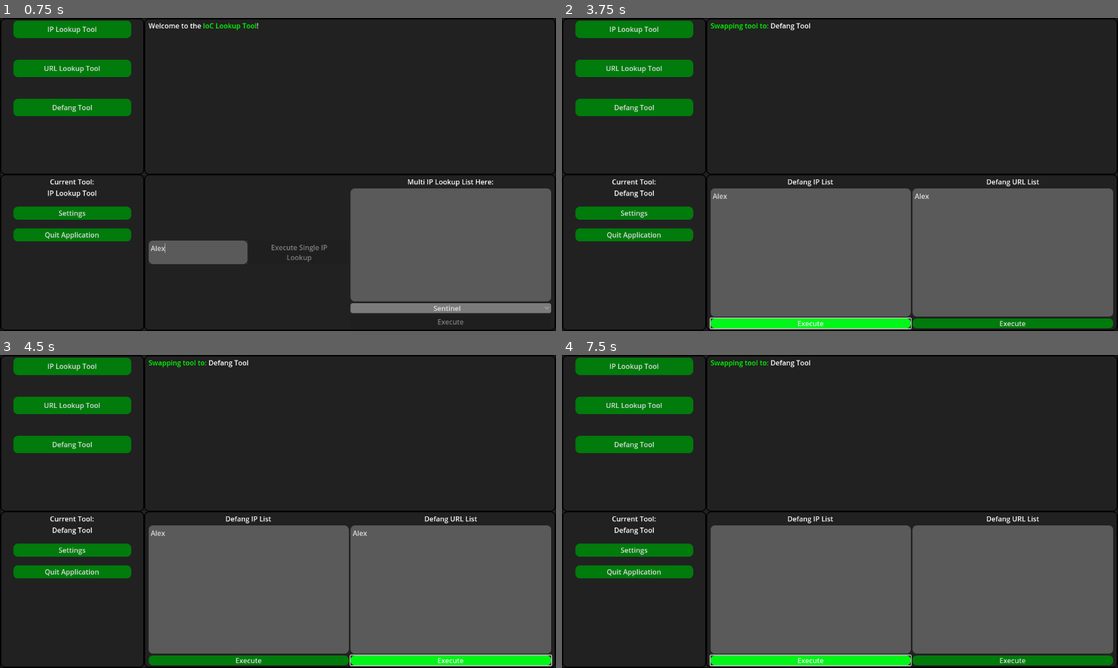
Above: before the commit, frames 1-4 (two rows, left to right).
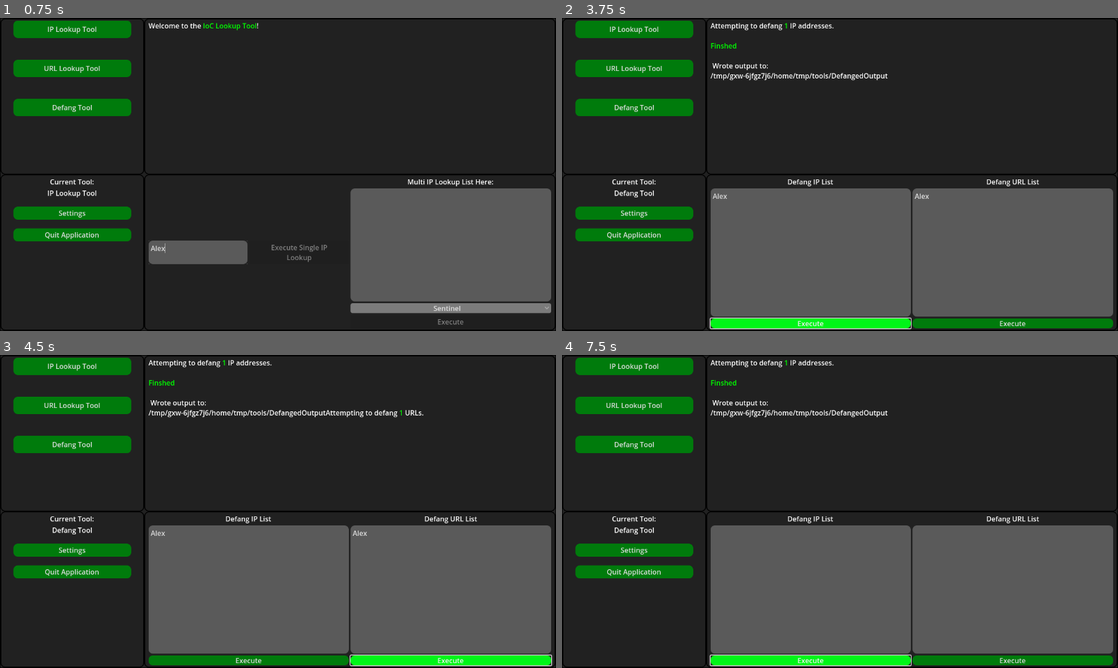
Above: after the commit, the same moments.

Repository: Noah-r70527/IoC-Lookup-Tool
Game: Godot game, scene res://scenes/IoCLookupTool.tscn
Same seed, same stepped clock (60 frames per second), same inputs: the game is played once before the commit and once after it.
Inputs (mouse positions are in pixels of both pictures, inside the frame that each line leads up to):
- Up to frame 1 (0.75 s): click (200, 252) at 0.52 s; type "Alex" at 0.6 s
- Up to frame 2 (3.75 s): click (1012, 243) at 0.75 s; type "Alex" at 0.83 s; click "IP Lookup Tool" at 1.25 s; click "Defang Tool" at 2 s; click (812, 252) at 2.77 s; type "Alex" at 2.85 s; click (1012, 252) at 3 s; type "Alex" at 3.08 s; click "Execute" at 3.5 s
- Up to frame 3 (4.5 s): click "Execute" at 4.25 s
- Up to frame 4 (7.5 s): click "IP Lookup Tool" at 5 s; click "Sentinel" at 5.75 s; click "Defang Tool" at 6.5 s; click "Execute" at 7.25 s

Frame 1 is identical in both runs. In frame 2, 0.8% of the frame differs, in the area x 26-59%, y 1-20%; in frame 3, 0.9%, in the area x 26-77%, y 1-20%; in frame 4, 0.8%.
Error before the commit: Parse Error: Function "defang_ip()" not found in base self. (res://scripts/defang_tool.gd:22)
Error after the commit: Invalid type in function 'write_csv_dict' in base 'Node (CSVHelper)'. Cannot convert argument 2 from String to Dictionary. (res://scripts/defang_tool.gd:38)

Commit message:
Code cleanup

Diff:
--- a/scenes/tools/IPLookupTool.tscn
+++ b/scenes/tools/IPLookupTool.tscn
@@ -2,7 +2,7 @@
 
 [ext_resource type="Script" uid="uid://dfovibk18objb" path="res://scripts/ip_lookup_tool.gd" id="1_51ckl"]
 [ext_resource type="Theme" uid="uid://cvjkotbfb80tq" path="res://assets/UIMainTheme.tres" id="2_dx23m"]
-[ext_resource type="Script" uid="uid://m2ausnh853ty" path="res://scenes/tools/multi_lookup_label.gd" id="3_51ckl"]
+[ext_resource type="Script" uid="uid://m2ausnh853ty" path="res://scripts/multi_lookup_label.gd" id="3_51ckl"]
 
 [sub_resource type="StyleBoxFlat" id="StyleBoxFlat_jehqg"]
 border_width_left = 100
--- a/scenes/tools/UrlLookupTool.tscn
+++ b/scenes/tools/UrlLookupTool.tscn
@@ -2,7 +2,7 @@
 
 [ext_resource type="Script" uid="uid://d2qgm0m7jrpcb" path="res://scripts/url_lookup_tool.gd" id="1_kfh15"]
 [ext_resource type="Theme" uid="uid://cvjkotbfb80tq" path="res://assets/UIMainTheme.tres" id="2_kfh15"]
-[ext_resource type="Script" uid="uid://crlid52baurjq" path="res://scenes/tools/mutli_url_label.gd" id="3_kfh15"]
+[ext_resource type="Script" uid="uid://crlid52baurjq" path="res://scripts/mutli_url_label.gd" id="3_kfh15"]
 
 [sub_resource type="StyleBoxFlat" id="StyleBoxFlat_g0oth"]
 border_width_left = 100
--- a/scenes/tools/multi_lookup_label.gd
+++ /dev/null
@@ -1,10 +0,0 @@
-extends Label
-
-@onready var text_box: TextEdit = %MultiIPText
-
-func _ready() -> void:
-	text_box.text_changed.connect(update_label)
-
-func update_label() -> void:
-	var lines = len(text_box.text.split())
-	text = "Multi IP Lookup List Here: (%d lines)" % lines
--- a/scenes/tools/mutli_url_label.gd
+++ /dev/null
@@ -1,11 +0,0 @@
-extends Label
-
-
-@onready var text_box: TextEdit = %MultiURLText
-
-func _ready():
-	text_box.text_changed.connect(update_text)
-
-func update_text():
-	var lines = len(text_box.text.split())
-	text = "Multi URL Lookup List Here: (%d lines)" % lines
--- a/scripts/csv_helper.gd
+++ b/scripts/csv_helper.gd
@@ -33,14 +33,15 @@
 	return rows
 
 
-func write_csv_dict(file_path: String, data: Array, delimiter: String = ",", append: bool = true) -> void:
+func write_csv_dict(file_path: String, data: Dictionary, delimiter: String = ",", append: bool = true) -> void:
 	if data.is_empty():
 		push_warning("No data provided to write.")
 		return
 
-	var headers = data[0].keys()
+	var headers = data.keys()
 	var file_exists := FileAccess.file_exists(file_path)
 	var write_mode := FileAccess.WRITE
+
 
 	if append and file_exists:
 		write_mode = FileAccess.READ_WRITE
@@ -52,15 +53,15 @@
 		push_error("Failed to open file: %s" % file_path)
 		return
 
+	print(file.get_path())
 	if append and file_exists:
 		file.seek_end()
 	else:
 		file.store_line(delimiter.join(headers))
 
-	for row in data:
-		var row_values := []
-		for header in headers:
-			row_values.append(str(row.get(header, "")))
-		file.store_line(delimiter.join(row_values))
+	var row_values = []
+	for header in headers:
+		row_values.append(str(data.get(header, "")))
+	file.store_line(delimiter.join(row_values))
 
 	file.close()
--- a/scripts/defang_tool.gd
+++ b/scripts/defang_tool.gd
@@ -14,29 +14,28 @@
 
 func handle_defang_ips():
 	output.clear()
-	var list_writer: Array = []
+	var dir_access = DirAccess.open("%s" % OS.get_executable_path().get_base_dir())
+	if not dir_access.dir_exists("DefangedOutput"):
+		dir_access.make_dir("DefangedOutput")
 	var defang_ip_list = ip_defang_text.text.split("\n")
 	output.append_text("Attempting to defang [color=green]%s[/color] IP addresses.\n\n" % len(defang_ip_list))
 	for line in defang_ip_list:
 		if Helpers.is_valid_ipv4(line):
-			var temp = defang_ip(line)
-			list_writer.append({"defanged_IP": temp})
-	var dir_access = DirAccess.open("%s" % OS.get_executable_path().get_base_dir())
-	if not dir_access.dir_exists("DefangedOutput"):
-		dir_access.make_dir("DefangedOutput")
-	CsvHelper.write_csv_dict("%s/DefangedOutput/defanged_ips.csv" % dir_access.get_current_dir(), list_writer)
+			var temp = Helpers.defang_ip(line)
+			CsvHelper.write_csv_dict("%s/DefangedOutput/defanged_ips.csv" % dir_access.get_current_dir(), temp)
+
 	output.append_text("[color=green]Finshed[/color]\n\n Wrote output to: \n%s/DefangedOutput" % dir_access.get_current_dir())
 
 
 func handle_defang_urls():
-	var list_writer: Array = []
 	var defang_url_list = url_defang_text.text.split("\n")
-	output.append_text("Attempting to defang [color=green]%s[/color] URLs.\n\n" % len(defang_url_list))
-	for line in defang_url_list:
-		var temp = defang_url(line)
-		list_writer.append({"defanged_URL": temp})
 	var dir_access = DirAccess.open("%s" % OS.get_executable_path().get_base_dir())
 	if not dir_access.dir_exists("DefangedOutput"):
 		dir_access.make_dir("DefangedOutput")
-	CsvHelper.write_csv_dict("%s/DefangedOutput/defanged_urls.csv" % dir_access.get_current_dir(), list_writer)
+	output.append_text("Attempting to defang [color=green]%s[/color] URLs.\n\n" % len(defang_url_list))
+	for line in defang_url_list:
+		var temp = Helpers.defang_url(line)
+		CsvHelper.write_csv_dict("%s/DefangedOutput/defanged_urls.csv" % dir_access.get_current_dir(), temp)
+
+
 	output.append_text("[color=green]Finshed[/color]\n\n Wrote output to: \n%s/DefangedOutput" % dir_access.get_current_dir())
--- a/scripts/ip_lookup_tool.gd
+++ b/scripts/ip_lookup_tool.gd
@@ -73,7 +73,7 @@
 			if not dir_access.dir_exists(folder_string):
 				dir_access.make_dir(folder_string)
 			CsvHelper.write_csv_dict("%s/%s/single_lookup.csv" % [dir_access.get_current_dir(), folder_string],   #file name
-			[setup_data], # data to write
+			setup_data, # data to write
 			",", # delimiter
 			true # append to existing file?
 			)
@@ -90,17 +90,29 @@
 
 func do_multi_lookup():
 	output.clear()
-	var output_list = []
 	var ip_list = %MultiIPText.text.split("\n")
+	var write_to_csv: bool = ConfigHandler.get_config_value("LOG_IP_TO_CSV") == "true"
+	var min_score: float = float(ConfigHandler.get_config_value("MINABUSESCORE"))
+	var date_time = Time.get_datetime_dict_from_system(false)
+	var folder_string: String = "%s_%s_%s" % [date_time.year, date_time.month, date_time.day]
+	var dir_access: DirAccess
+	if write_to_csv:
+		dir_access = DirAccess.open("%s/IPLookups" % OS.get_executable_path().get_base_dir())
+		if not dir_access.dir_exists(folder_string):
+			dir_access.make_dir(folder_string)
 	output.append_text("Starting multi-IP lookup on %s IPs...\n\n" % len(ip_list))
-	var date_time = Time.get_datetime_dict_from_system(false)
-	var folder_string = "%s_%s_%s" % [date_time.year, date_time.month, date_time.day]
 	for ip in ip_list:
+
 		if not (Helpers.is_valid_ipv4(ip) or Helpers.is_valid_ipv6(ip)):
 			output.append_text("[color=red]Improper IP entered:[/color] [color=white]%s[/color]\n\n" % ip)
 			continue
+
 		output.append_text("[color=green]Doing IP lookup on:[/color] [color=white]%s[/color]\n" % ip)
 		var result: Dictionary = await requester.make_abuseipdb_ip_request(ip)
+
+		if result.get("error"):
+			break
+
 		var output_text = Helpers.parse_multi_ip_lookup(result)
 		output.append_text(output_text)
 		if result.get("data"):
@@ -115,34 +127,19 @@
 				"ISP": temp.get("isp"),
 				"Country_Code": temp.get("countryCode"),
 				"Hostnames": temp.get("hostnames"),
-				"Block/Unblock": "Block"
+				"Block/Unblock": "Block/Unblock"
 			}
-			output_list.append(setup_data)
+			var abuse_score = float(setup_data.get("Abuse_Score", "0"))
+			if abuse_score >= min_score and write_to_csv:
+				CsvHelper.write_csv_dict("%s/%s/multi_lookup.csv" % [dir_access.get_current_dir(), folder_string],   #file name
+				setup_data, # data to write
+				",", # delimiter
+				true # append to existing file?
+				)
 		await get_tree().create_timer(.5).timeout
 
-	if ConfigHandler.get_config_value("LOG_IP_TO_CSV") == "true":
-		var dir_access = DirAccess.open("%s/IPLookups" % OS.get_executable_path().get_base_dir())
-		var updated_list = []
-		var min_score: float = float(ConfigHandler.get_config_value("MINABUSESCORE"))
-		for x in output_list:
-			var abuse_score = float(x.get("Abuse_Score", "0"))
-			if abuse_score >= min_score:
-				updated_list.append(x)
-
-		if not dir_access.dir_exists(folder_string):
-			dir_access.make_dir(folder_string)
-		if len(updated_list) > 0:
-			CsvHelper.write_csv_dict("%s/%s/multi_lookup.csv" % [dir_access.get_current_dir(), folder_string],   #file name
-			updated_list, # data to write
-			",", # delimiter
-			true # append to existing file?
-			)
 
 
 func text_changed_handler(sender: TextEdit) -> void:
 	if ConfigHandler.get_config_value("AUTO_REARM") == "false":
 		return
-
-
-	print("Text changed in:", sender.name)
-	print("Current text:", sender.text)
--- /dev/null
+++ b/scripts/multi_lookup_label.gd
@@ -0,0 +1,10 @@
+extends Label
+
+@onready var text_box: TextEdit = %MultiIPText
+
+func _ready() -> void:
+	text_box.text_changed.connect(update_label)
+
+func update_label() -> void:
+	var lines = len(text_box.text.split("\n"))
+	text = "Multi IP Lookup List Here: (%d lines)" % lines
--- /dev/null
+++ b/scripts/mutli_url_label.gd
@@ -0,0 +1,11 @@
+extends Label
+
+
+@onready var text_box: TextEdit = %MultiURLText
+
+func _ready():
+	text_box.text_changed.connect(update_text)
+
+func update_text():
+	var lines = len(text_box.text.split("\n"))
+	text = "Multi URL Lookup List Here: (%d lines)" % lines
--- a/scripts/requestHandler.gd
+++ b/scripts/requestHandler.gd
@@ -140,7 +140,6 @@
 
 	var result = await requestHandler.request_completed
 	var body: PackedByteArray = result[3]
-	print(body)
 	var parse_result = JSON.parse_string(body.get_string_from_utf8())
 	return parse_result
 
--- a/scripts/url_lookup_tool.gd
+++ b/scripts/url_lookup_tool.gd
@@ -60,11 +60,16 @@
 
 func do_multi_url_lookup():
 	output_display.clear()
+	var dir_access: DirAccess
+	var write_to_csv: bool = ConfigHandler.get_config_value("LOG_URL_TO_CSV") == "true"
 	var url_list = multi_url_text.text.split("\n")
 	output_display.append_text("Starting multi-URL lookup on %s domains...\nBecause of Virus Total's Rate-Limiting rules, only one request will go through every 15 seconds.\n\n" % len(url_list))
-	var output_list = []
 	var date_time = Time.get_datetime_dict_from_system(false)
 	var folder_string = "%s_%s_%s" % [date_time.year, date_time.month, date_time.day]
+	if write_to_csv:
+		dir_access = DirAccess.open("%s/URLLookups" % OS.get_executable_path().get_base_dir())
+		if not dir_access.dir_exists(folder_string):
+			dir_access.make_dir(folder_string)
 
 	for url in url_list:
 		var is_valid = Helpers.is_valid_domain(Helpers.extract_domain(url))
@@ -74,23 +79,18 @@
 
 		output_display.append_text("[color=green]Doing URL lookup on:[/color] [color=white]%s[/color]\n" % url)
 		var result: Dictionary = await requester.make_virustotal_request(url, "Domain")
+		if result.get("error"):
+			break
 		var output = Helpers.parse_multi_url_lookup(result)
 		output_display.append_text(output[0])
 		var setup_data = {
 			"Date": folder_string
 		}
 		setup_data.merge(output[1])
-		output_list.append(setup_data)
-		await get_tree().create_timer(15).timeout
-
-
-	if ConfigHandler.get_config_value("LOG_URL_TO_CSV") == "true":
-		var dir_access = DirAccess.open("%s/URLLookups" % OS.get_executable_path().get_base_dir())
-
-		if not dir_access.dir_exists(folder_string):
-			dir_access.make_dir(folder_string)
-		CsvHelper.write_csv_dict("%s/%s/url_lookups.csv" % [dir_access.get_current_dir(), folder_string],   #file name
-		output_list, # data to write
+		if write_to_csv and dir_access:
+			CsvHelper.write_csv_dict("%s/%s/url_lookups.csv" % [dir_access.get_current_dir(), folder_string],   #file name
+		setup_data, # data to write
 		",", # delimiter
 		true # append to existing file?
 		)
+		await get_tree().create_timer(15).timeout
Renamed: scenes/tools/multi_lookup_label.gd.uid -> scripts/multi_lookup_label.gd.uid
Renamed: scenes/tools/mutli_url_label.gd.uid -> scripts/mutli_url_label.gd.uid
Not shown, added: IoCLookupTool-v1.3.exe
